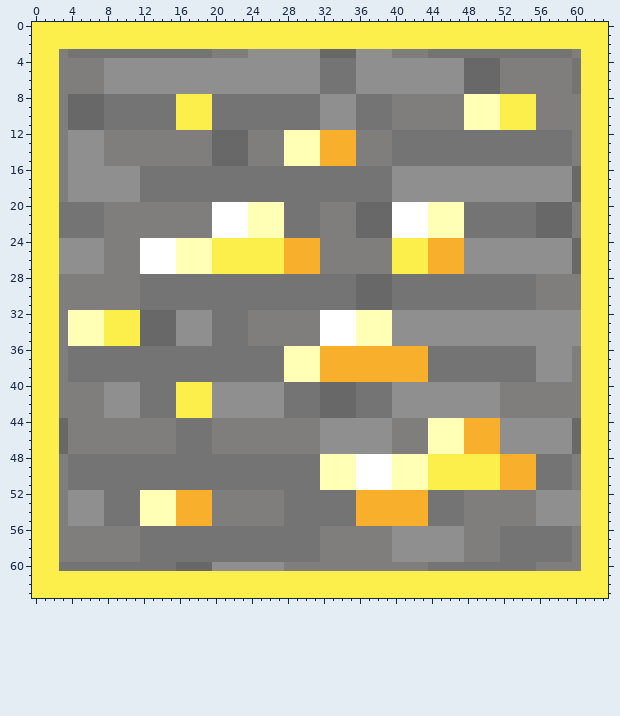
A pixel-art sprite gets an edit: ores/mcl_core_gold_ore.png. The first picture shows the starting point.
The file is 64x64 pixels. Colours within 5 levels of each other are drawn and written as one.
The result:
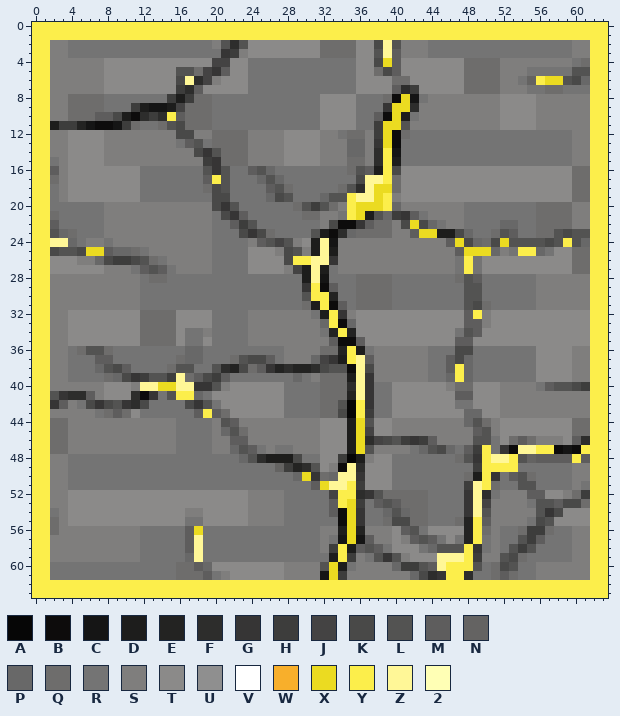
Palette (. is transparent): A #060606  B #0d0c0c  C #151515  D #1d1d1c  E #232322  F #2d2d2c  G #363535  H #3d3d3c  J #444343  K #494948  L #535352  M #5e5d5d  N #646362  P #686868  Q #6e6d6c  R #747474  S #7f7e7d  T #8b8a89  U #8f8f8f  V #ffffff  W #f8af2b  X #ebdb21  Y #fcee4b  Z #fff797  2 #ffffb5
From the commit log: Updated all ore textures
The exact change:
Changed rows in their new state; - is an unchanged pixel.
first column x 2:
 2 SSRRRRRRRRRRRRRRRRSLFLTTTTTTTTQQQQTTKZLSSSRRRRRRRRRRRRRRRRSS
 3 S-----------------RGH-TTTTTTTTQQQQTTLZM--------------------S
 4 S-----TTTTTTTTTTTTJJTTRRRRRRRR----TTKXMTTTTTTTQQQQ---------Q
 5 S-----TTTTTTTTLLQJGMTTRRRRRRRR----TTQKMTTTTTTTQQQQ---RRRRRLL
 6 S-----TTTTTTTTKZFJSTTTRRRRRRRR----TTTTQQTTTTTTQQQQ--RNYXXLKP
 7 S-----TTTTTTTTHFMTTTTTRRRRRRRR----TTTTMFHTTTTTQQQQ---RRQQR-R
 8 S-QQQQ-------HDHQQ------------TTTT---QBXCR----SSSSTTTT-----S
 9 S-QQQQ---HDCCDJQQQ------------TTTT---GXXF-----SSSSTTTT-----S
10 S-QQQMMKDBFHFYMQQQ------------TTTT--MBXDR-----SSSSTTTT-----S
11 DHHECBBCHQ--QLKQQQ------------TTTT--HXXL------SSSSTTTT-----S
12 S-TTTT--------KK--QQQQ----TTTTSSRQQ-HXBQ-------------------S
13 S-TTTT--------RMLRQQQQ----TTTTSSSPP-GXB--------------------S
14 S-TTTT----------KGLQQQ----TTTTSSSPP-FYC--------------------S
15 R-TTTT-----------HGQQQ----TTTTSSSQQ-FYD--------------------S
16 M-TTTTTTTT-------LGL--MLP--------QLMDYKTTTTTTTTTTTTTTTTTTTQQ
17 Q-TTTTTTTT-------MYL---PLP--------KZZYQTTTTTTTTTTTTTTTTTTTQQ
18 R-TTTTTTTT-------QKL----MLQ-----QLFZXXQTTTTTTTTTTTTTTTTTTTQQ
19 R-TTTTTTTT--------KK----PKL---PLLYZZXYSTTTTTTTTTTTTTTTTTTTQQ
20 R-----------------KGLRRRRR-QLHLQ-YXXXYPSSSSSSS--------QQQQ-S
21 Q-----------------RKGMRRRR--QQ--RYXDL-HGMRSSSS--------QQQQ-S
22 M-----------------RRMHLRRR-----KBBGMQQSKXKPRSS----PP--QQQQ-S
23 LPQ---------------RRRKGKQR---LDBFPQQQQSSMXXDDKP--QLM--QQLKLL
24 ZZPRSSR---SSSSSSSSRRRRSMLJLSTDZC------SSSSSSMXKPQKXLLLLKLYLP
25 KLLKXXMPPQRSSSSSSSRRRRTTTSKLSDZD------SSSSSSSMXXXPSRYYPRTTQQ
26 TTTSSPKHHKLQRSSSSSRRRRTTTTKYYZZG------SSSSSSSRYRTTTTTTTTTTQQ
27 TTTTTT---RMLMRSSSSRRRRTTTTSJDZDR------SSSSSSSRYRTTTTTTTTTTQQ
28 S----------QQ---------------DZC---QQQQ-------QLM-----------S
29 S---------------------------GYBM--QQQQ--------LL-----------S
30 S---------------------------LYYE--QQQQ--------LL-----------S
31 S---------------------------QDYBM-QQQQ--------LKQ----------S
32 S-TTTTTTTTQQQQTTTT-----------RDYGSTTTTTTTTTTTTMYSTTTTTTTTTTT
33 S-TTTTTTTTQQQQTTTT------------PYBPTTTTTTTTTTTTMMSTTTTTTTTTTT
34 S-TTTTTTTTQQQQTRRS------------REYETTTTTTTTTTTRLMTTTTTTTTTTTT
35 S-TTTTTTTTQQQQTRRT------------SMBBMTTTTTTTTTTMMTTTTTTTTTTTTT
36 S--QLLQ--------PP---------SSSSQQEYDRSSSSSS---KK-------TTTT-S
37 S----MM-------QPP---QLKKM-SSSPJGDYZMSSSSSS--MKP-------TTTT-S
38 S----PLKM----QLL--LFEKQMGEFEEFKLLBZKSSSSSS--MYP-------TTTT-S
39 S-----QPKGHLLHZQMKHM------RPRSQQQDZGSSSSSS--PYP-------TTTT-S
40 S-----TTTSZZXXZZGGLSTTTTTT----QQQFZG--TTTTTTSQQTTT----RMLLKH
41 LGFFM-TTTFBG-L--PRTTTTTTTT----QQQEZG--TTTTTTTMMTTT---------S
42 GM-RKGKLGFK---RKGLRTTTTTTT----QQLAYG--TTTTTTTRRTTT---------S
43 S----RQMQT----RRM-MQTTTTTT----QQKAYH--TTTTTTTTPPTT---------S
44 QQ-----------------LM---------TTTDXLTT----SSSSPLQSTTTTTTTTQQ
45 QQ-----------------PLQ--------TTTDXJTT----SSSSSMLSTTTTTTTTQQ
46 QQ------------------MM--------TTTDXFJKLHGHMSSSSLLRTQMQSSSTMF
47 QQ------------------PLMR-RR---TTTDXLSS--RPLKPRMHYRGBZZYYBCB-
48 S--------------------PLFDDDK--TTHADSTTRRRRRRRQLG-ZZYLNMMMMYM
49 S------------------------NHEFLTSBZFTTTRRRRRRRRRH--YYRR-----S
50 S--------------------------PXGQPZZGTTTRRRRRRRRQD-GRMLQ-----S
51 S----------------------------MXZZYHTTTRRRRRRRRHZ-QRRLL-----R
52 S-TTTTTTTTTTTTTTTTTTTT---------JYYFGLQQQQQ----GZFR---MMTTSQH
53 S-TTTTTTTTTTTTTTTTTTTT---------MYXHRMLMQQQ----GZJ----RLLMKKQ
54 R-TTTTTTTTTTTTTSSTTTTT---------MBXGRRPLPQQ----GZL-----LGKTTT
55 Q-TTTTTTTTTTTTTRRTTTTT----------BXGRRQKKQQ---QEYM----RKLTTTT
56 Q--------------MX---------------DXE---TMLRTTTTEYQ---QHHQ---S
57 S--------------MZ--------------RCXCM--TSMLMRTREYR---LHM----S
58 S--------------MZ--------------HYDMLMRTTTRPLLLYGR--LHL-----S
59 S--------------PZ-------------RDYH-RLGLSTTTZZZYH--LKQ------S
60 R-------------QQM-TTTTTTTT----LXDR----PHHLMZYYYL-QKL-------S
61 RRRRRRRRRRRRRRQQQMRSTTTTTTSSSSCXHSSSSSSSPKFG--FRRQMQRRSSSSSS
Boxes around the changes in both pictures, in picture pixels (x1, y1, x2, y2):
changed: (50, 40, 590, 580)
